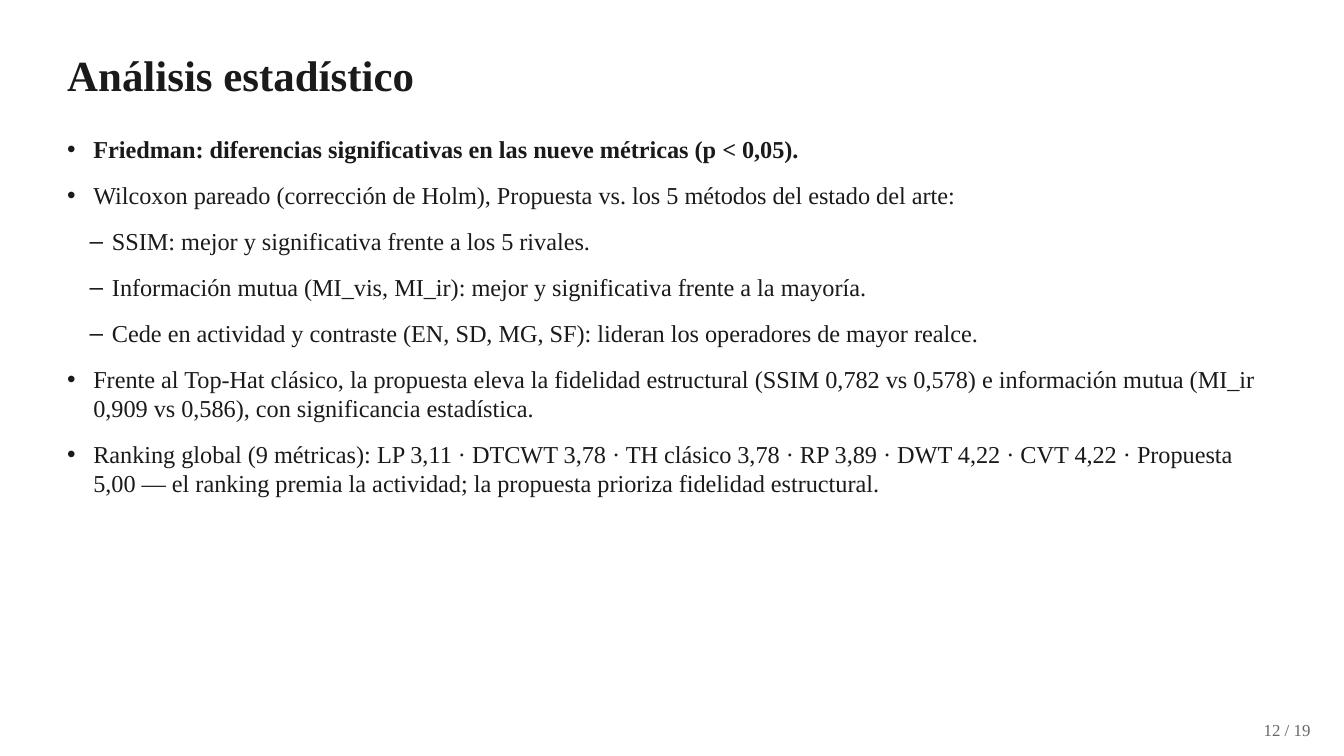
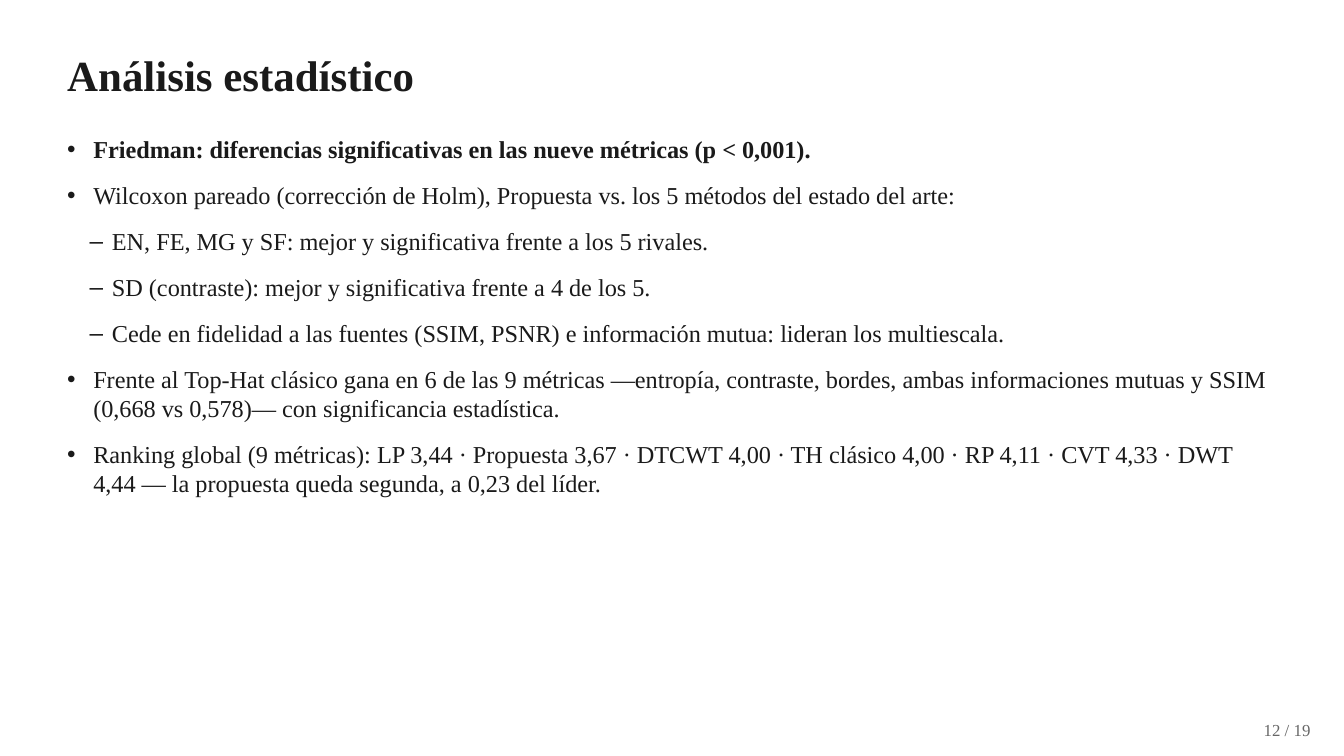
Before and after one commit to YanBajac/TFM_Fusion_Imagenes_Propuesta_Oficial, a slide deck: slide 12 of docs/Tesis_Defensa_Presentacion.pptx. Drawn at 1344x756 pixels with LibreOffice and Linux fonts; fonts in the diff are those of the drawing. Boxes give left, top, right and bottom in pixels: in the first picture for what was removed or moved away, otherwise in the second. Text is boxed around its words. In the diff, an @@ line names an element or a change of style, - is before the commit and + after.

Commit message:
Config oficial r=25, m=0,30: rango publicado sin modificaciones y criterio "mayor es mejor"
Optimizacion fiel a Ortega y Espinoza (2025): aptitud F_o con el rango publicado
m en [0,30; 2,00]; las 25 configuraciones del Cuadro 1 convergen al piso del rango
(m* = 0,30). El radio r = 25 se adopta porque, a igual peso, maximiza las nueve
metricas de evaluacion —todas de tipo "mayor es mejor"— y activa el banco completo
de cinco elementos estructurantes.

Resultados (20 pares TNO, recomputados):
- Ranking agregado: 2o de 7 (3,67), tras la piramide de Laplace (3,44)
- Primera en entropia (6,9888) y contenido de bordes (1,1045); segunda en SD, MG y SF
- Wilcoxon-Holm vs los 5 metodos del estado del arte: gana a los cinco en EN, FE, MG
  y SF, y a cuatro de cinco en SD; cede en fidelidad (SSIM, PSNR) e informacion mutua
- Frente al Top-Hat clasico gana en 6 de 9 metricas, incluida SSIM (0,668 vs 0,578)

Deteccion (reentrenada): LLVIP mAP@0,5 = 0,913, en el extremo inferior de la banda de
fusiones; M3FD mAP = 0,211 y promedio del par complementario 0,124. H3 queda NO
sostenida y se reformula como aporte metodologico: optimizar las metricas de actividad
y optimizar el desempeno en tarea son objetivos distintos y deben reportarse por separado.

Se agregan los analisis que sustentan la decision: analisis_aptitud_operador.py
(ganancia de detalle del operador y descomposicion de F_o), barrido_metricas_vs_m.py
(las nueve metricas frente a m) y comparativa_visual_m.py (control de saturacion).

```diff
--- a/docs/Tesis_Defensa_Presentacion.pptx
+++ b/docs/Tesis_Defensa_Presentacion.pptx
@@ text at [93, 141, 811, 164]: text changed @@
-• Friedman: diferencias significativas en las nueve métricas (p < 0,05).
+• Friedman: diferencias significativas en las nueve métricas (p < 0,001).
@@ text at [93, 233, 1266, 498]: text changed @@
-  – SSIM: mejor y significativa frente a los 5 rivales.
-  – Información mutua (MI_vis, MI_ir): mejor y significativa frente a la mayoría.
-  – Cede en actividad y contraste (EN, SD, MG, SF): lideran los operadores de mayor realce.
-• Frente al Top-Hat clásico, la propuesta eleva la fidelidad estructural (SSIM 0,782 vs 0,578) e información mutua (MI_ir 0,909 vs 0,586), con significancia estadística.
-• Ranking global (9 métricas): LP 3,11 · DTCWT 3,78 · TH clásico 3,78 · RP 3,89 · DWT 4,22 · CVT 4,22 · Propuesta 5,00 — el ranking premia la actividad; la propuesta prioriza fidelidad estructural.
+  – EN, FE, MG y SF: mejor y significativa frente a los 5 rivales.
+  – SD (contraste): mejor y significativa frente a 4 de los 5.
+  – Cede en fidelidad a las fuentes (SSIM, PSNR) e información mutua: lideran los multiescala.
+• Frente al Top-Hat clásico gana en 6 de las 9 métricas —entropía, contraste, bordes, ambas informaciones mutuas y SSIM (0,668 vs 0,578)— con significancia estadística.
+• Ranking global (9 métricas): LP 3,44 · Propuesta 3,67 · DTCWT 4,00 · TH clásico 4,00 · RP 4,11 · CVT 4,33 · DWT 4,44 — la propuesta queda segunda, a 0,23 del líder.
```
Also in this commit, not shown: 9 other slides changed, 51 other files.
